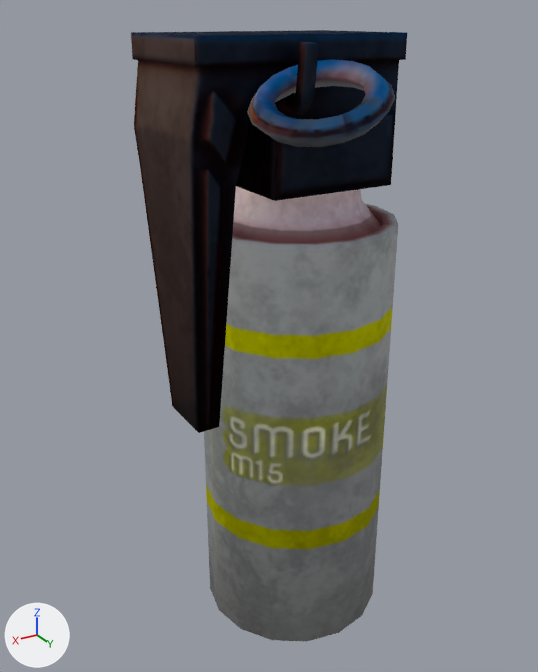
Before and after pictures for a commit that changed the glTF model addons/arena_weapons/assets/models/smoke_grenade.glb.
Both versions are drawn from a 50 mm lens placed at (0.1036, 0.1587, 0.1087), pointed at (0.0102, 0.003, 0.0308). The lights are fixed; the arrows at lower left show +X, +Y and +Z. The older version comes first. Where no turn or scale is listed for an object, it has been applied to the vertices.

The scene before the commit, as lines of its bpy script (objects in view):
```python
mat_smokemat = bpy.data.materials.new('smokemat')
mat_smokemat.use_nodes = True; mat_smokemat.node_tree.nodes.clear()
_N = mat_smokemat.node_tree.nodes; _L = mat_smokemat.node_tree.links
n0 = _N.new('ShaderNodeBsdfPrincipled'); n0.name = 'Principled BSDF'
n0.inputs[0].default_value = (0.0, 0.0, 0.0, 1.0)  # 'Base Color', black #000000
n0.inputs[1].default_value = 1.0  # 'Metallic'
n0.inputs[2].default_value = 1.0  # 'Roughness'
n0.inputs[28].default_value = 1.0  # 'Emission Strength'
n1 = _N.new('ShaderNodeOutputMaterial'); n1.name = 'Material Output'
n2 = _N.new('ShaderNodeTexImage'); n2.name = 'Image Texture'
n2.image = img_smokemat_color
_L.new(n0.outputs[0], n1.inputs[0])  # 'BSDF' to 'Surface'
_L.new(n2.outputs[0], n0.inputs[27])  # 'Color' to 'Emission Color'
me_cube_001 = bpy.data.meshes.new('Cube.001')
me_cube_001.from_pydata(...)  # 68 vertices, 126 faces; spans x -0.0186..0.0361, y -0.0167..0.0265, z -0.0759..0.018
me_cube_001.materials.append(mat_smokemat)
me_cylinder_043 = bpy.data.meshes.new('Cylinder.043')
me_cylinder_043.from_pydata(...)  # 114 vertices, 224 faces; spans x -0.026..0.026, y -0.026..0.026, z -0.0575..0.0726
me_cylinder_043.materials.append(mat_smokemat)
me_cylinder_044 = bpy.data.meshes.new('Cylinder.044')
me_cylinder_044.from_pydata(...)  # 68 vertices, 136 faces; spans x 0.0009..0.0288, y 0.0166..0.0452, z 0.0855..0.1003
me_cylinder_044.materials.append(mat_smokemat)
ob_incendiaryrond_low = bpy.data.objects.new('incendiaryrond_low', me_cylinder_044)
ob_incendiaryrond_low.location = (0.0, 0.0, 0.0)
ob_smoke_low = bpy.data.objects.new('smoke_low', me_cylinder_043)
ob_smoke_low.location = (0.0, 0.0, 0.0)
ob_smokehaut_low = bpy.data.objects.new('smokehaut_low', me_cube_001)
ob_smokehaut_low.location = (0.0001, 0.0, 0.0871)
```
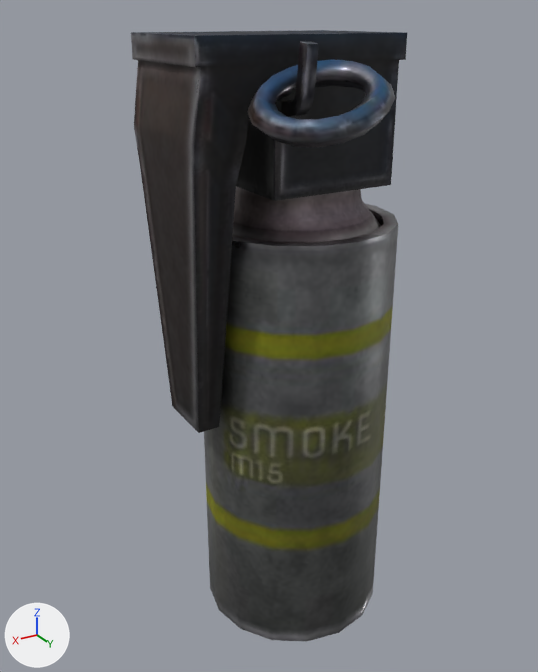
Changed parts and their boxes (x1, y1, x2, y2) in the pictures (538 x 672 px):
'smoke_low', surface changed (grey to black)
    both: (204, 186, 398, 640)
'smokehaut_low', surface changed
    both: (131, 30, 407, 433)
'incendiaryrond_low', surface changed
    both: (247, 59, 395, 147)

The change, as a list of edits to the scene's bpy script:
```text
Add img_image_2:
    img_image_2 = load_image('Image_2', '_unpacked/Image_2', 256, 256, 'Non-Color')
Add img_image_1:
    img_image_1 = load_image('Image_1', '_unpacked/Image_1', 512, 512, 'sRGB')
Add img_image_3:
    img_image_3 = load_image('Image_3', '_unpacked/Image_3', 256, 256, 'Non-Color')
Change mat_smokemat:
    remove # nodes: BsdfPrincipled, OutputMaterial, TexImage
    remove # colours: black #000000
    remove # uses the picture img_smokemat_color
    nodes: BsdfPrincipled, NormalMap, OutputMaterial, SeparateColor, TexImage x3
    uses the picture img_image_1
    uses the picture img_image_2
    uses the picture img_image_3
```
